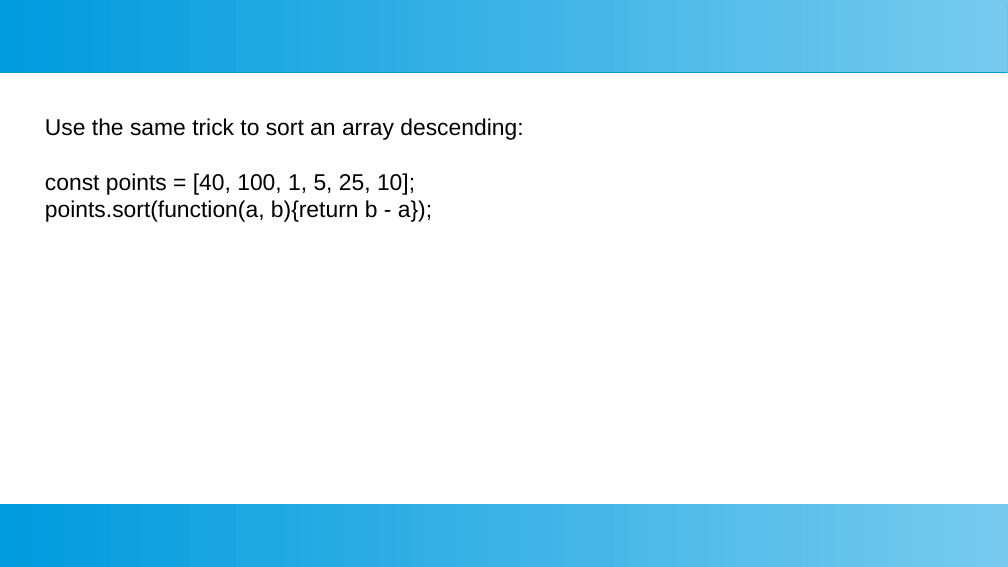
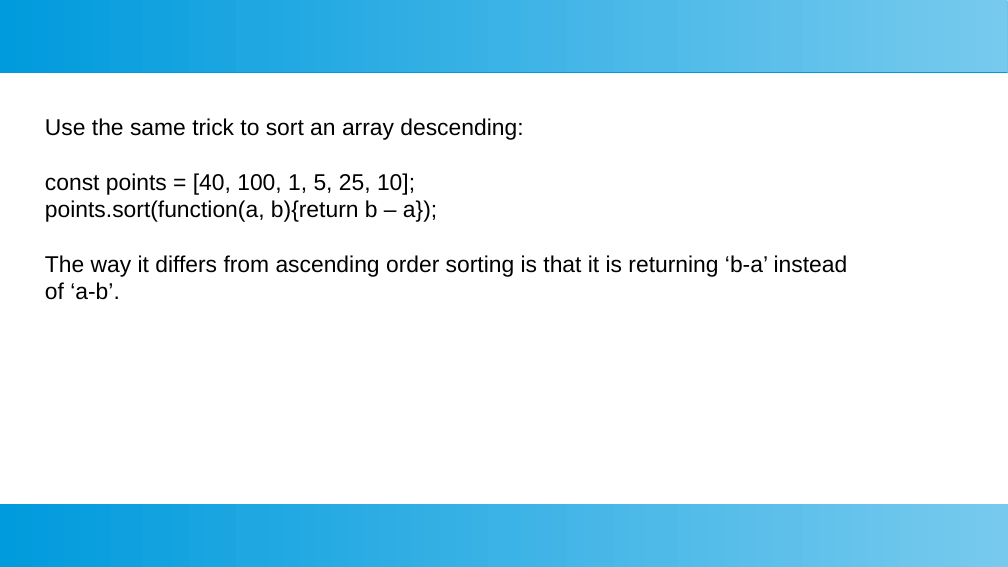
Before and after one commit to ashishjain1547/public_lessons_in_javascript, a slide deck: slide 10 of 7_Arrays in Detail/3 - sorting on an array.odp (slide 5 before the commit). Drawn at 1008x567 pixels with LibreOffice and Linux fonts; fonts in the diff are those of the drawing. Boxes give left, top, right and bottom in pixels: in the first picture for what was removed or moved away, otherwise in the second. Text is boxed around its words. In the diff, an @@ line names an element or a change of style, - is before the commit and + after.

```diff
--- a/7_Arrays in Detail/3 - sorting on an array.odp
+++ b/7_Arrays in Detail/3 - sorting on an array.odp
@@ text at [45,200,848,300]: text changed @@
-points.sort(function(a, b){return b - a});
+points.sort(function(a, b){return b – a});
+The way it differs from ascending order sorting is that it is returning ‘b-a’ instead of ‘a-b’.
```
Also in this commit, not shown: 1 other slide changed, 6 slides added, 2 other files.
